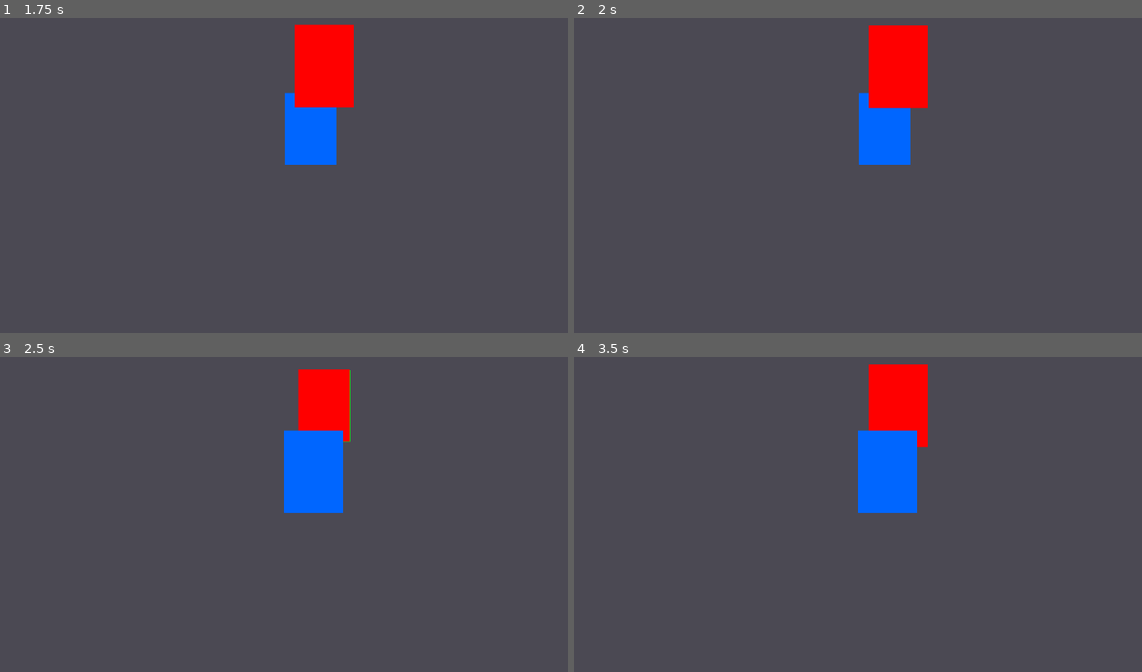
Above: before the commit, frames 1-4 (two rows, left to right).
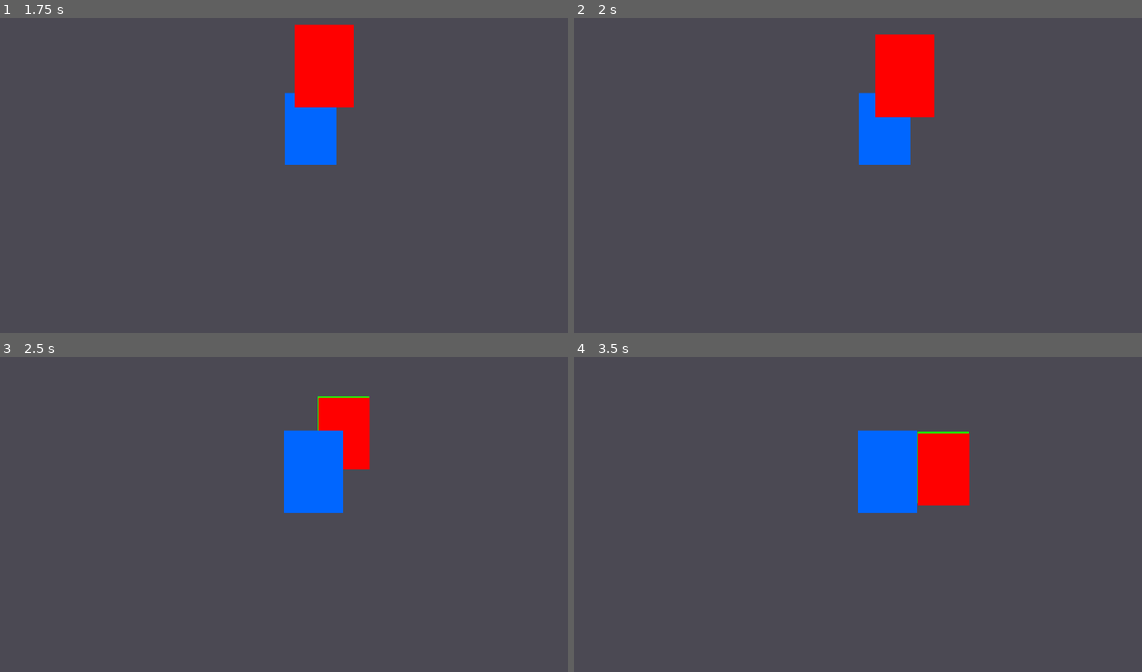
Above: after the commit, the same moments.

Repository: sundowns/deckbuilder-template
Game: Godot game, scene res://game.tscn
Same seed, same stepped clock (60 frames per second), same inputs: the game is played once before the commit and once after it.
Inputs (mouse positions are in pixels of both pictures, inside the frame that each line leads up to):
- Up to frame 1 (1.75 s): tap Enter at 0.5 s; drag from (153, 128) to (323, 68) at 0.52 s; drag from (28, 134) to (323, 68) at 1.27 s
- Up to frame 2 (2 s): no input
- Up to frame 3 (2.5 s): move the mouse to (312, 467) at 2.02 s; press the mouse at (312, 467) at 2.03 s
- Up to frame 4 (3.5 s): release the mouse at (886, 467) at 2.75 s; drag from (801, 561) to (897, 404) at 2.77 s

Frame 1 is identical in both runs. In frame 2, 1.2% of the frame differs, in the area x 51-64%, y 2-32%; in frame 3, 2.2%; in frame 4, 4.3%, in the area x 51-70%, y 2-48%.

Commit message:
wip trying to figure out overlapping

Diff:
--- a/cards/PlayableCard.gd
+++ b/cards/PlayableCard.gd
@@ -4,17 +4,20 @@
 @export var type: Constants.CardType
 @export var on_hover_scale_amount: Vector2 = Vector2(1.15, 1.15)
 @export var on_selected_scale_amount: Vector2 = Vector2(1.15, 1.15)
-var default_card_size: Vector2 = Vector2(Constants.default_card_width, Constants.default_card_width * Constants.card_height_to_width_ratio)
+const default_card_size: Vector2 = Vector2(Constants.default_card_width, Constants.default_card_width * Constants.card_height_to_width_ratio)
+var card_size: Vector2 = Vector2.ONE
 var card_data: CardData
 
 @onready var collision_area: Area2D = $Area2D
 @onready var collision_shape: CollisionShape2D = $Area2D/CollisionShape2D
+@onready var overlap_avoidance_area: Area2D = $OverlapAvoidanceArea
 
 # Should eventually be replaced with actual sprites for each card
 @onready var background: ColorRect = $Background
 
 var scale_tween: Tween
 var is_selected: bool = false
+var is_being_dragged: bool = false
 
 func _ready() -> void:
 	call_deferred("initialise")
@@ -22,16 +25,20 @@
 func initialise():
 	card_data = Cards.get_data(type)
 
+	card_size = default_card_size
 	var shape := RectangleShape2D.new()
-	shape.size = default_card_size
+	shape.size = card_size
 	collision_shape.shape = shape
 	collision_area.position = shape.size/2
 
 	background.size = shape.size
 	background.color = card_data.colour
-	background.pivot_offset
-	pivot_offset = default_card_size/2
-	custom_minimum_size = default_card_size
+	pivot_offset = card_size/2
+	custom_minimum_size = card_size
+	overlap_avoidance_area.position = card_size/2
+
+func get_centre_world_position() -> Vector2:
+	return global_position + card_size/2
 
 func _on_mouse_entered() -> void:
 	if is_selected or Cards._is_dragging: return
@@ -54,6 +61,14 @@
 		elif event.is_released():
 			Cards._on_card_mouse_released()
 
+func begin_dragging() -> void:
+	is_being_dragged = true
+	set_physics_process(false)
+
+func end_dragging() -> void:
+	is_being_dragged = false
+	set_physics_process(true)
+
 func select() -> void:
 	is_selected = true
 	z_index = 1000
@@ -68,3 +83,24 @@
 		scale_tween.kill()
 	scale_tween = create_tween().set_ease(Tween.EASE_OUT).set_trans(Tween.TRANS_ELASTIC)
 	scale_tween.tween_property(self, "scale", Vector2.ONE, 0.6)
+
+var overlap_slide_speed: float = 1.0
+var contacting_something := false
+var overlap_slide_position: Vector2 = Vector2.ZERO
+
+# Fuck idk really, maybe try using the signals
+func _physics_process(delta: float) -> void:
+	contacting_something = false
+	for area in overlap_avoidance_area.get_overlapping_areas():
+		var parent = area.get_parent()
+		# Skip if the other card is being held by the player.
+		if parent is PlayableCard and parent.is_being_dragged:
+			continue
+		contacting_something = true
+		var direction: Vector2 = (get_centre_world_position() - parent.get_centre_world_position()).normalized()
+		overlap_slide_position = overlap_avoidance_area.global_position + direction * overlap_slide_speed * 1.0
+		break
+	if contacting_something:
+		#print('overlap_slide_direction: ', overlap_slide_direction)
+		global_position = global_position.lerp(overlap_slide_position, delta)
+		#print('%s overlapping %s' % [card_data.title, Engine.get_frames_drawn()])
--- a/cards/PlayableCard.tscn
+++ b/cards/PlayableCard.tscn
@@ -1,8 +1,11 @@
-[gd_scene load_steps=3 format=3 uid="uid://bpibsgf8csmm5"]
+[gd_scene load_steps=4 format=3 uid="uid://bpibsgf8csmm5"]
 
 [ext_resource type="Script" path="res://cards/PlayableCard.gd" id="1_xvaog"]
 
 [sub_resource type="RectangleShape2D" id="RectangleShape2D_n1stb"]
+
+[sub_resource type="RectangleShape2D" id="RectangleShape2D_3f1b6"]
+size = Vector2(30, 30)
 
 [node name="PlayableCard" type="Control"]
 clip_contents = true
@@ -24,6 +27,14 @@
 pivot_offset = Vector2(40, 50)
 mouse_filter = 1
 
+[node name="OverlapAvoidanceArea" type="Area2D" parent="."]
+collision_layer = 2
+collision_mask = 2
+
+[node name="CollisionShape2D" type="CollisionShape2D" parent="OverlapAvoidanceArea"]
+shape = SubResource("RectangleShape2D_3f1b6")
+debug_color = Color(1, 0.6, 0.701961, 0.419608)
+
 [connection signal="mouse_entered" from="." to="." method="_on_mouse_entered"]
 [connection signal="mouse_exited" from="." to="." method="_on_mouse_exited"]
 [connection signal="input_event" from="Area2D" to="." method="_on_area_2d_input_event"]
--- a/project.godot
+++ b/project.godot
@@ -33,6 +33,11 @@
 ]
 }
 
+[layer_names]
+
+2d_physics/layer_1="Draggable"
+2d_physics/layer_2="OverlapAvoidance"
+
 [rendering]
 
 renderer/rendering_method="mobile"
--- a/src/autoload/Cards.gd
+++ b/src/autoload/Cards.gd
@@ -22,25 +22,26 @@
 	if not selected_card:
 		select_new_card(card)
 	elif selected_card != card:
+		selected_card.end_dragging()
 		selected_card.deselect()
 		select_new_card(card)
 	else: #our already selected card has been clicked again
+		selected_card.begin_dragging()
 		_is_dragging = true
 		_draggable_offset = card.global_position - get_global_mouse_position()
 
 func select_new_card(card) -> void:
 	card.select()
 	selected_card = card
+	selected_card.begin_dragging()
 	_is_dragging = true
 	_draggable_offset = card.global_position - get_global_mouse_position()
-	print('select new')
 
 func _on_card_mouse_released():
 	_is_dragging = false
+	selected_card.end_dragging()
 
-var dragging_speed := 2.0
-
-func _process(delta: float) -> void:
+func _process(_delta: float) -> void:
 	if _is_dragging and not Input.is_action_pressed("select"):
 		_is_dragging = false
 		return
